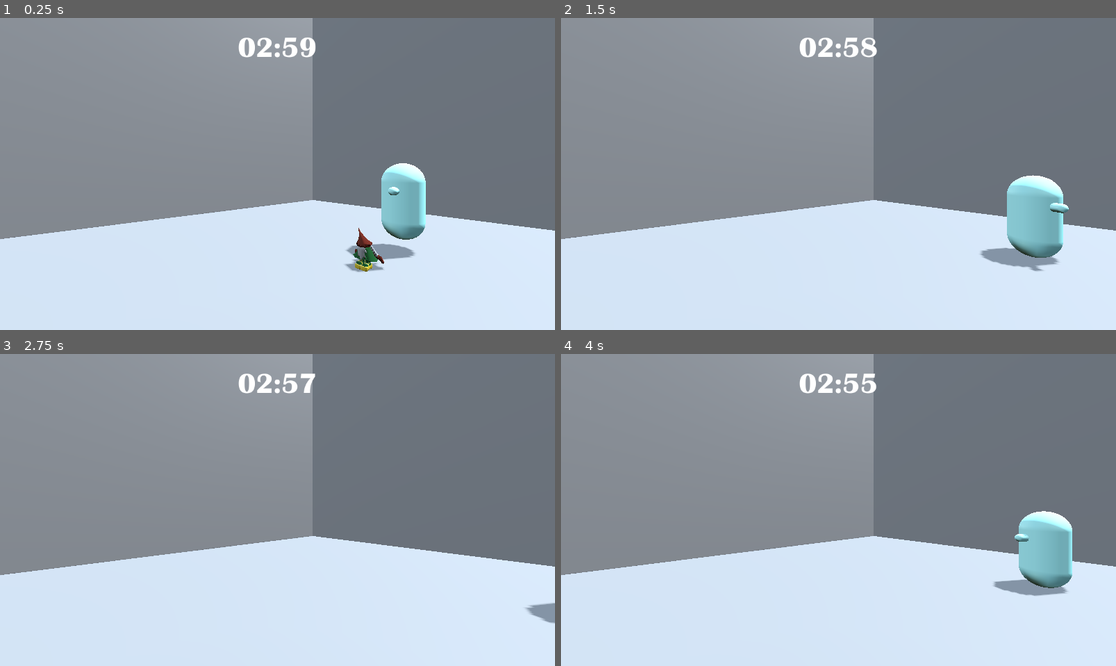
Above: before the commit, frames 1-4 (two rows, left to right).
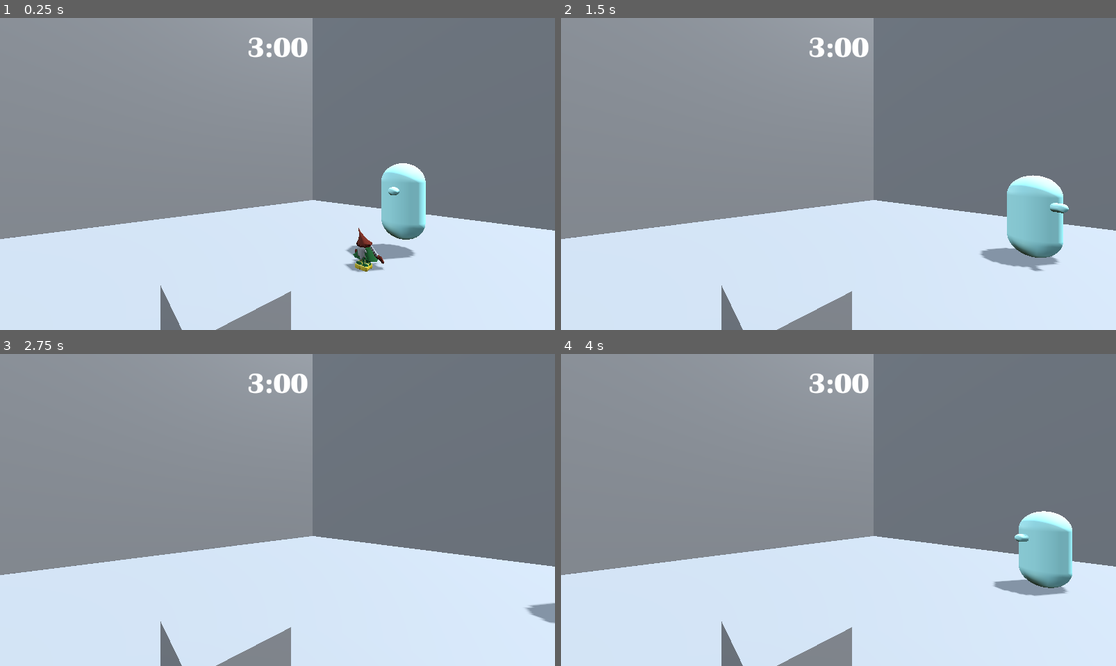
Above: after the commit, the same moments.

Repository: Astro-lo/GameJam-Les-Audacieux-ses
Game: Godot game, scene res://Scenes/Level.tscn
Two runs of this game, one before a commit and one after it. Both use one fixed random seed, a clock stepped at 60 frames per second and the inputs below.
Inputs:
- Up to frame 1 (0.25 s): no input
- Up to frame 2 (1.5 s): hold D (move_right) 0.53-1.28 s; hold S (move_back) from 1.28 s (still down)
- Up to frame 3 (2.75 s): release S (move_back) at 2.03 s; hold D (move_right) from 2.03 s (still down)
- Up to frame 4 (4 s): release D (move_right) at 2.78 s; hold W (move_forward) 2.78-3.53 s; hold A (move_left) from 3.53 s (still down)

The runs differ from the first frame. In frame 1, 1.6% of the frame differs, in the area x 28-57%, y 6-100%; in frame 2, 1.6%; in frame 3, 1.6%; in frame 4, 1.6%.
Error after the commit: Parse Error: Class "LevelLogic" hides a global script class. (res://Scripts/LevelLogic.gd:2)

Commit message:
Add paintings

Diff:
--- a/Scenes/Inventory/Items/item.tscn
+++ b/Scenes/Inventory/Items/item.tscn
@@ -10,10 +10,12 @@
 [node name="Item" type="MeshInstance3D"]
 mesh = SubResource("BoxMesh_7114t")
 script = ExtResource("1_38nog")
-object = null
+pathToObject = "res://Scenes/Inventory/Items/item.tscn"
 
 [node name="Area3D" type="Area3D" parent="."]
 
 [node name="CollisionShape3D" type="CollisionShape3D" parent="Area3D"]
 transform = Transform3D(1, 0, 0, 0, 1, 0, 0, 0, 1, 0, 0.0667239, 0)
 shape = SubResource("BoxShape3D_3gwks")
+
+[connection signal="body_entered" from="Area3D" to="." method="_on_area_3d_body_entered"]
--- a/Scenes/Inventory/inventory.tres
+++ b/Scenes/Inventory/inventory.tres
@@ -1,8 +1,9 @@
 [gd_resource type="Resource" script_class="Inv" load_steps=2 format=3 uid="uid://blxsl3bx0dtpl"]
 
-[ext_resource type="Script" path="res://Scripts/inventory.gd" id="2_hp2ce"]
+[ext_resource type="Script" path="res://Scripts/inventory.gd" id="1_s118r"]
 
 [resource]
 resource_name = "Inventory"
-script = ExtResource("2_hp2ce")
-Items = Array[PackedScene]([null, null])
+script = ExtResource("1_s118r")
+Test = "AHHH"
+Items = Array[PackedScene]([])
--- a/Scenes/Level.tscn
+++ b/Scenes/Level.tscn
@@ -1,8 +1,10 @@
-[gd_scene load_steps=14 format=3 uid="uid://b2mcwtjx6a5n2"]
+[gd_scene load_steps=16 format=3 uid="uid://b2mcwtjx6a5n2"]
 
-[ext_resource type="Script" path="res://scripts/LevelLogic.gd" id="1_1u1qr"]
 [ext_resource type="PackedScene" uid="uid://dbxcv2kbb1ajo" path="res://Scenes/player.tscn" id="1_q4jvb"]
+[ext_resource type="Script" path="res://Scripts/LevelLogic.gd" id="1_uf75q"]
 [ext_resource type="FontFile" uid="uid://tqjgycbqdeyw" path="res://fonts/BRITANIC.TTF" id="3_1kjq3"]
+[ext_resource type="PackedScene" uid="uid://jdb82gbsj61" path="res://Scenes/Inventory/Items/item.tscn" id="4_5kkjn"]
+[ext_resource type="Resource" uid="uid://blxsl3bx0dtpl" path="res://Scenes/Inventory/inventory.tres" id="4_xah2f"]
 [ext_resource type="Script" path="res://scripts/label.gd" id="5_6ct5u"]
 [ext_resource type="PackedScene" uid="uid://ymg8ovdjk8my" path="res://Scenes/GnalibiPlayer.tscn" id="5_u7cde"]
 
@@ -43,7 +45,7 @@
 
 [node name="LevelLogic" type="Node" parent="."]
 unique_name_in_owner = true
-script = ExtResource("1_1u1qr")
+script = ExtResource("1_uf75q")
 
 [node name="DirectionalLight3D" type="DirectionalLight3D" parent="."]
 transform = Transform3D(-0.866025, -0.433013, 0.25, 0, 0.5, 0.866025, -0.5, 0.75, -0.433013, 0, 10.0816, 0)
@@ -84,9 +86,11 @@
 
 [node name="Player" parent="." instance=ExtResource("1_q4jvb")]
 transform = Transform3D(1, 0, 0, 0, 1, 0, 0, 0, 1, 0, 1.51472, -2)
+inv = ExtResource("4_xah2f")
 speed = 2
 
 [node name="GnalibiPlayer" parent="." instance=ExtResource("5_u7cde")]
+inv = ExtResource("4_xah2f")
 
 [node name="Camera3D" type="Camera3D" parent="."]
 transform = Transform3D(0.642788, 0, 0.766044, 0, 1, 0, -0.766044, 0, 0.642788, 2, 2, 4)
@@ -107,3 +111,6 @@
 horizontal_alignment = 1
 justification_flags = 160
 script = ExtResource("5_6ct5u")
+
+[node name="Item" parent="." instance=ExtResource("4_5kkjn")]
+transform = Transform3D(1, 0, 0, 0, 1, 0, 0, 0, 1, 0, 0.30461, 3.05918)
--- a/project.godot
+++ b/project.godot
@@ -52,8 +52,6 @@
 
 [rendering]
 
-renderer/rendering_method="gl_compatibility"
-renderer/rendering_method.mobile="gl_compatibility"
 anti_aliasing/quality/msaa_3d=1
 lights_and_shadows/quality/msaa_3d=0
 lights_and_shadows/size/mode=0
--- a/scripts/GnalibiPlayer.gd
+++ b/scripts/GnalibiPlayer.gd
@@ -1,4 +1,6 @@
 extends CharacterBody3D
+
+@export var inv: Inv
 
 @export var speed := 1200
 @export var gravity := -9.8
--- a/scripts/inventory.gd
+++ b/scripts/inventory.gd
@@ -2,4 +2,5 @@
 
 class_name Inv
 #the inventory of the player, it can store items as PackedScenes '.tscn' in it's array
+@export var Test: String
 @export var Items: Array[PackedScene]
--- a/scripts/item.gd
+++ b/scripts/item.gd
@@ -1,14 +1,21 @@
 extends MeshInstance3D
 
 #Books, Painting, etc... this is simply to see where the item can be placed specificaly
-@export var object: String
+@export var pathToObject: String
 
 var player_inv = preload("res://Scenes/Inventory/inventory.tres")
+
 #When the player walks over the item it will be put into the player's inventory
-func pick_up():
-	#get the player's inventory and places itself here
+func pick_up(plr):
+	var object = load(pathToObject)
+	plr.inv.Items.append(object)
+	print(plr.inv.Items)
 	#start a function that highlights where it can be placed
-	#destroy itself
+	self.queue_free()
+
+func add_to_inv(item):
 	pass
 
-func add_to_inv(item):
+
+func _on_area_3d_body_entered(body: CharacterBody3D) -> void:
+	pick_up(body)
--- a/scripts/item_spot.gd
+++ b/scripts/item_spot.gd
@@ -9,7 +9,6 @@
 
 #Takes an item out of the player's inventory and puts it back in its place if it's the right item
 func put_back_item():
-	#checks the player's inventory
 	#if on the of the can be put here then it places the item in its place
 	#takes the item out of the player's inventory
 	#destroys itself
Binary file added: Meshes/SM_Painting01.fbx
Not shown, added: Meshes/SM_Painting01.fbx.import
Binary file added: Meshes/SM_Painting02.fbx
Not shown, added: Meshes/SM_Painting02.fbx.import
Binary file added: Meshes/SM_Painting03.fbx
Not shown, added: Meshes/SM_Painting03.fbx.import
Not shown, added: RAW/props.blend.import
Binary file added: Textures/T_Paintings.png
Not shown, added: Textures/T_Paintings.png.import
Not shown, removed: icon.svg.import
Renamed: icon.svg -> textures/icon.svg
Not shown, added: textures/icon.svg.import
(and 5 more such lines)
